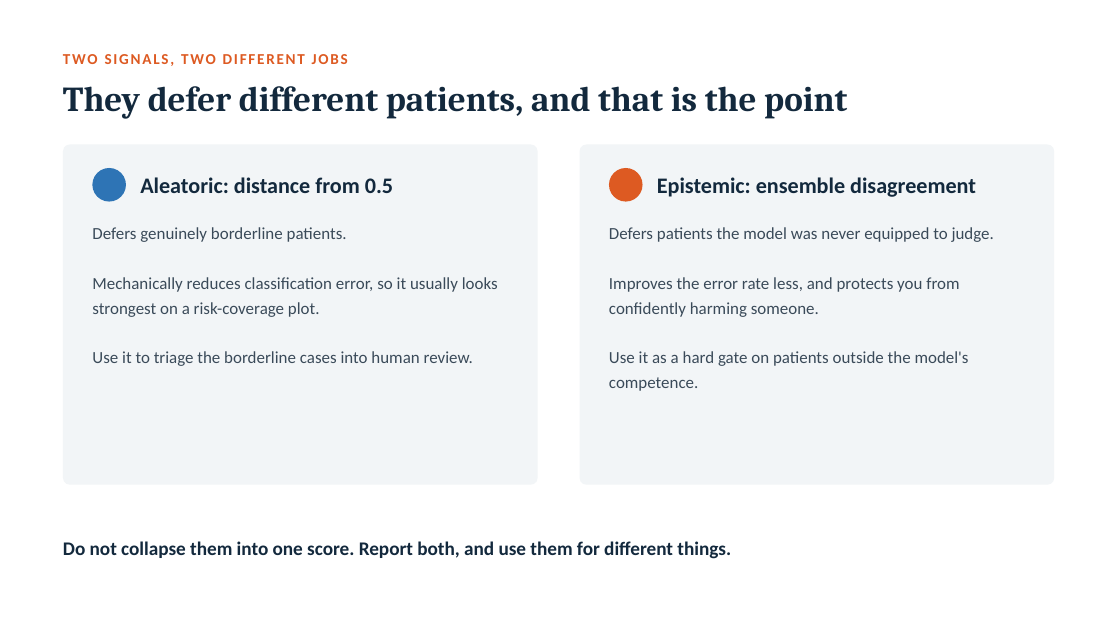
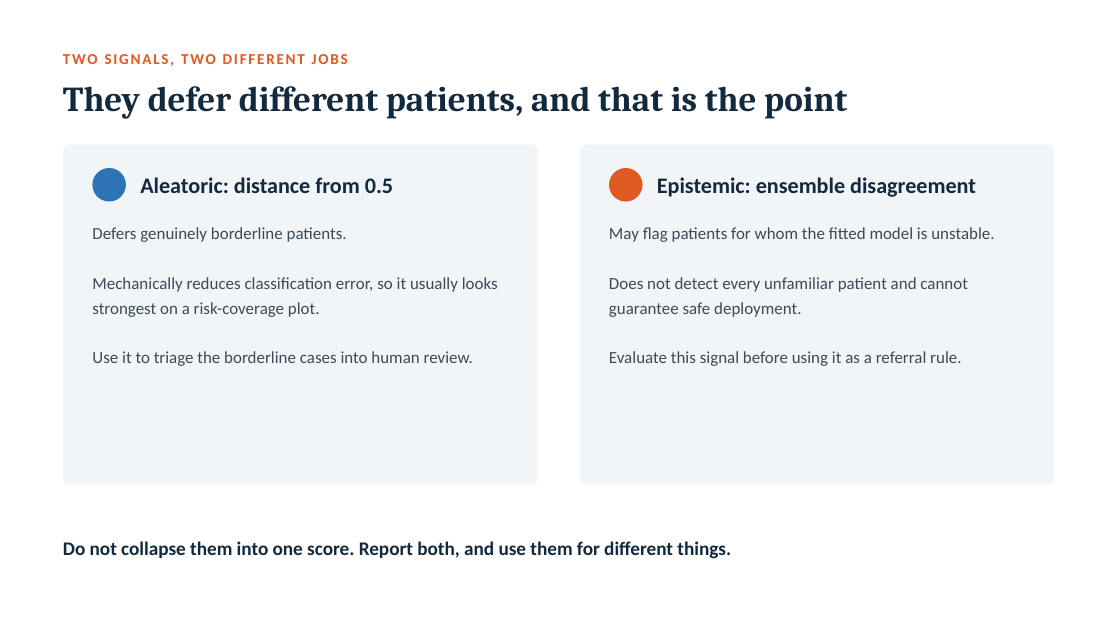
Before and after one commit to vafaei-ar/ai-uncertainty-2026-healthcare, a slide deck: slide 14 of slides/lecture2_deciding_under_uncertainty.pptx. Drawn at 1120x630 pixels with LibreOffice and Linux fonts; fonts in the diff are those of the drawing. Boxes give left, top, right and bottom in pixels: in the first picture for what was removed or moved away, otherwise in the second. Text is boxed around its words. In the diff, an @@ line names an element or a change of style, - is before the commit and + after.

```diff
--- a/slides/lecture2_deciding_under_uncertainty.pptx
+++ b/slides/lecture2_deciding_under_uncertainty.pptx
@@ text at (x1=609, y1=227, x2=994, y2=366): text changed @@
-Defers patients the model was never equipped to judge.
-Improves the error rate less, and protects you from confidently harming someone.
-Use it as a hard gate on patients outside the model's competence.
+May flag patients for whom the fitted model is unstable.
+Does not detect every unfamiliar patient and cannot guarantee safe deployment.
+Evaluate this signal before using it as a referral rule.
```
Also in this commit, not shown: 8 other slides changed, 42 other files.
